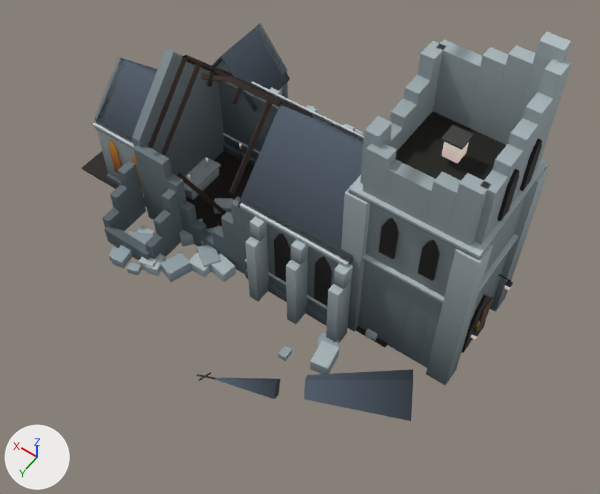
The glTF model public/kk/home/minster.glb, before and after one commit.
Before and after are seen from a 50 mm camera at (-8.18, 10.58, 16.39) aimed at (-1.75, 1.58, 2.25). Arrows for +X, +Y and +Z are at lower left; the lights stay in place. The picture after the commit comes second. Vertices at exactly the same position are counted once.

Script lines for the objects in view, before the commit:
```python
me_minster = bpy.data.meshes.new('minster')
me_minster.from_pydata(...)  # 5082 vertices, 9360 faces; spans x -5.79..5.6, y -3.76..4.56, z -0.16..7.5
me_minster.materials.append(mat_plant)
me_minster_trim = bpy.data.meshes.new('minster_trim')
me_minster_trim.from_pydata(...)  # 226 vertices, 320 faces; spans x -5.52..2.62, y -1.55..1.65, z 0.0..6.0
me_minster_trim.materials.append(mat_trim)
ob_minster = bpy.data.objects.new('minster', me_minster)
ob_minster.location = (0.0, 0.0, 0.0)
ob_minster_trim = bpy.data.objects.new('minster_trim', me_minster_trim)
ob_minster_trim.location = (0.0, 0.0, 0.0)
```
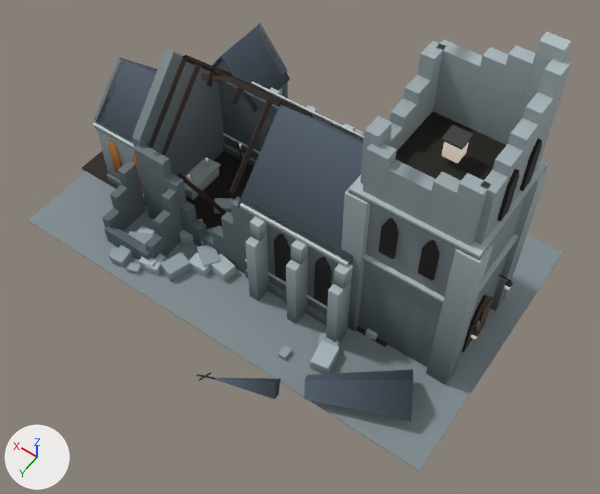
What differs and where, as boxes [x1, y1, x2, y2] in the pictures (600 x 494 px):
'minster', reshaped (11% wider, 13% taller): before [82, 23, 572, 421]; after [28, 23, 572, 471]
part 1 of me_minster, added: after [28, 171, 563, 471]

Patch to the scene script:
```diff
--- a/public/kk/home/minster.glb.py
+++ b/public/kk/home/minster.glb.py
@@ me_minster @@
 # used by ob_minster; location = (0.0, 0.0, 0.0)
-me_minster.from_pydata(...)  # 5082 vertices, 9360 faces; spans x -5.79..5.6, y -3.76..4.56, z -0.16..7.5
+me_minster.from_pydata(...)  # 5106 vertices, 9404 faces; spans x -6.15..5.6, y -3.76..4.56, z -0.16..7.5
+# me_minster part 1: the loose piece of 24 vertices spanning x -4.0..5.6, y -1.4..1.4, z 0.0..0.06 is copied, and the copy is scaled about its middle by (1.21, 2.5, 0.368), then moved by (-1.15, 0.0, -0.02); it spans x -6.15..5.45, y -3.5..3.5, z 0.0..0.03
 me_minster.materials.append(mat_plant)
```
